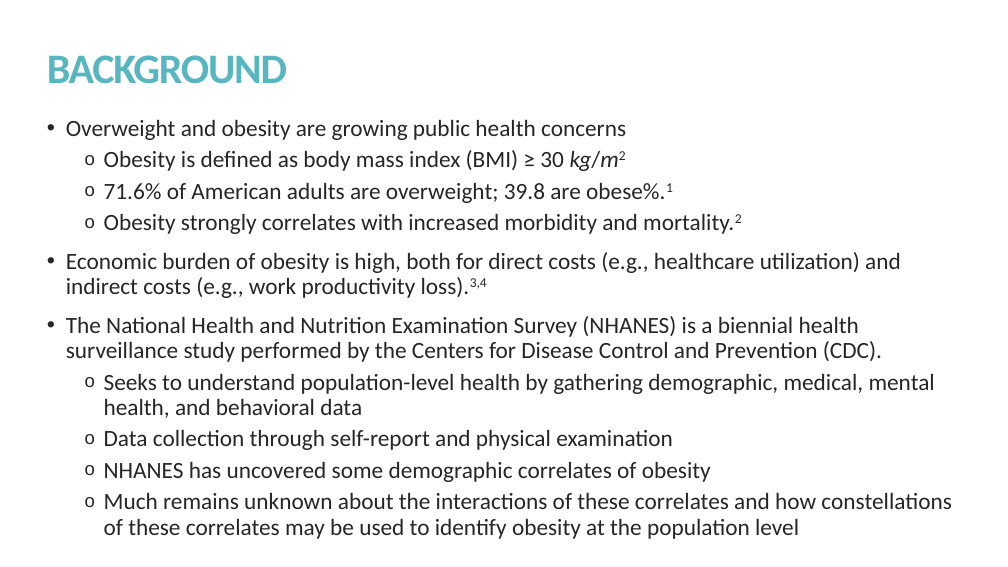
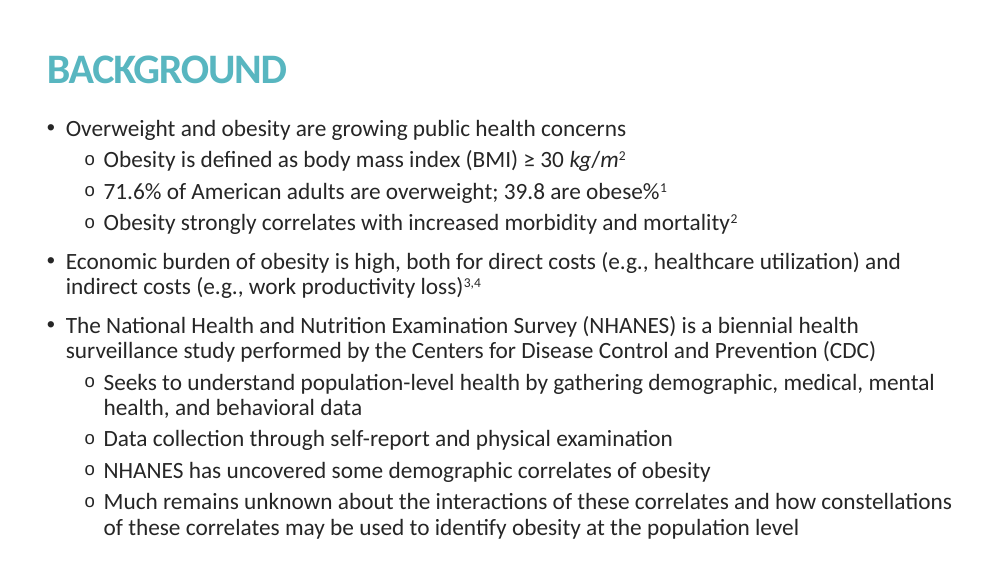
Before and after one commit to kmprioliPROF/CSC_8515_Final_Project, a slide deck: slide 2 of presentation/Prioli_presentation.pptx. Drawn at 1008x567 pixels with LibreOffice and Linux fonts; fonts in the diff are those of the drawing. Boxes give left, top, right and bottom in pixels: in the first picture for what was removed or moved away, otherwise in the second. Text is boxed around its words. In the diff, an @@ line names an element or a change of style, - is before the commit and + after.

```diff
--- a/presentation/Prioli_presentation.pptx
+++ b/presentation/Prioli_presentation.pptx
@@ text at (66,182,901,362): text changed @@
-  o 71.6% of American adults are overweight; 39.8 are obese%.1
-  o Obesity strongly correlates with increased morbidity and mortality.2
-• Economic burden of obesity is high, both for direct costs (e.g., healthcare utilization) and indirect costs (e.g., work productivity loss).3,4
-• The National Health and Nutrition Examination Survey (NHANES) is a biennial health surveillance study performed by the Centers for Disease Control and Prevention (CDC).
+  o 71.6% of American adults are overweight; 39.8 are obese%1
+  o Obesity strongly correlates with increased morbidity and mortality2
+• Economic burden of obesity is high, both for direct costs (e.g., healthcare utilization) and indirect costs (e.g., work productivity loss)3,4
+• The National Health and Nutrition Examination Survey (NHANES) is a biennial health surveillance study performed by the Centers for Disease Control and Prevention (CDC)
```
Also in this commit, not shown: 2 other slides changed, 3 slides removed, 2 other files.
